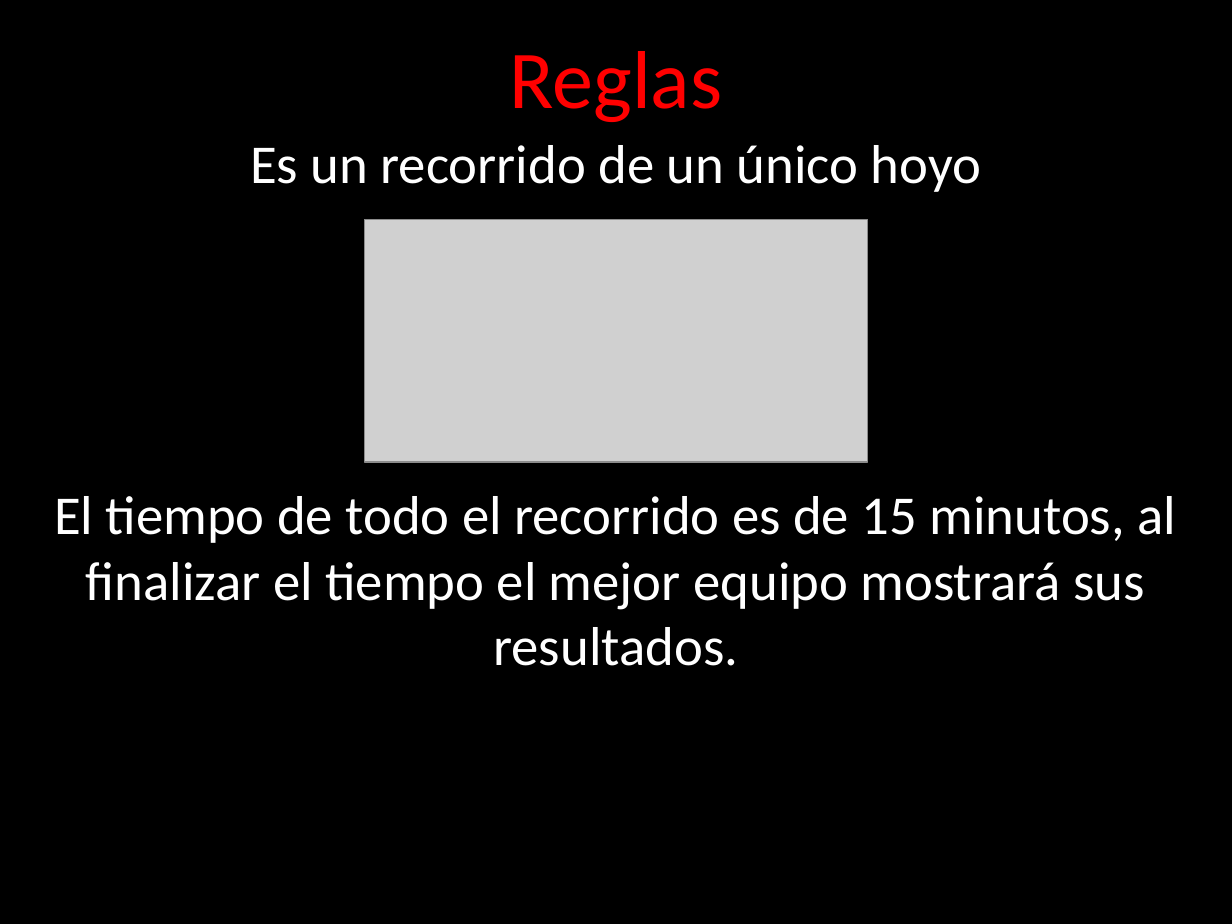
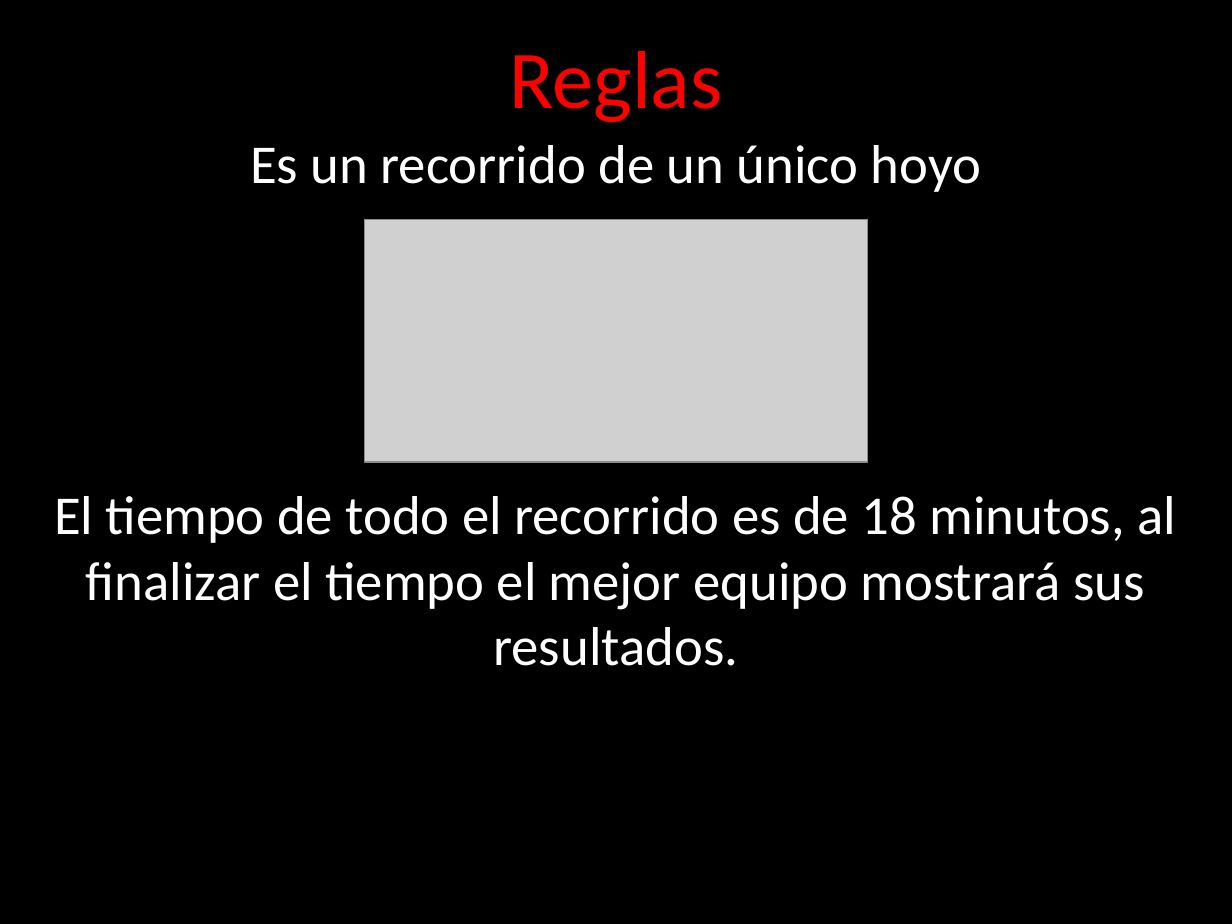
Before and after one commit to angelnunezsalazar/Refactoring-Golf, a slide deck: slide 21 of ppt/Diapositivas.pptx. Drawn at 1232x924 pixels with LibreOffice and Linux fonts; fonts in the diff are those of the drawing; grey boxes stand for pictures; background and template pictures are left out. Boxes give left, top, right and bottom in pixels: in the first picture for what was removed or moved away, otherwise in the second. Text is boxed around its words. In the diff, an @@ line names an element or a change of style, - is before the commit and + after.

```diff
--- a/ppt/Diapositivas.pptx
+++ b/ppt/Diapositivas.pptx
@@ text at (54, 496, 1176, 666): text changed @@
-El tiempo de todo el recorrido es de 15 minutos, al finalizar el tiempo el mejor equipo mostrará sus resultados.
+El tiempo de todo el recorrido es de 18 minutos, al finalizar el tiempo el mejor equipo mostrará sus resultados.
```
Also in this commit, not shown: 6 other slides changed, 52 other files.
